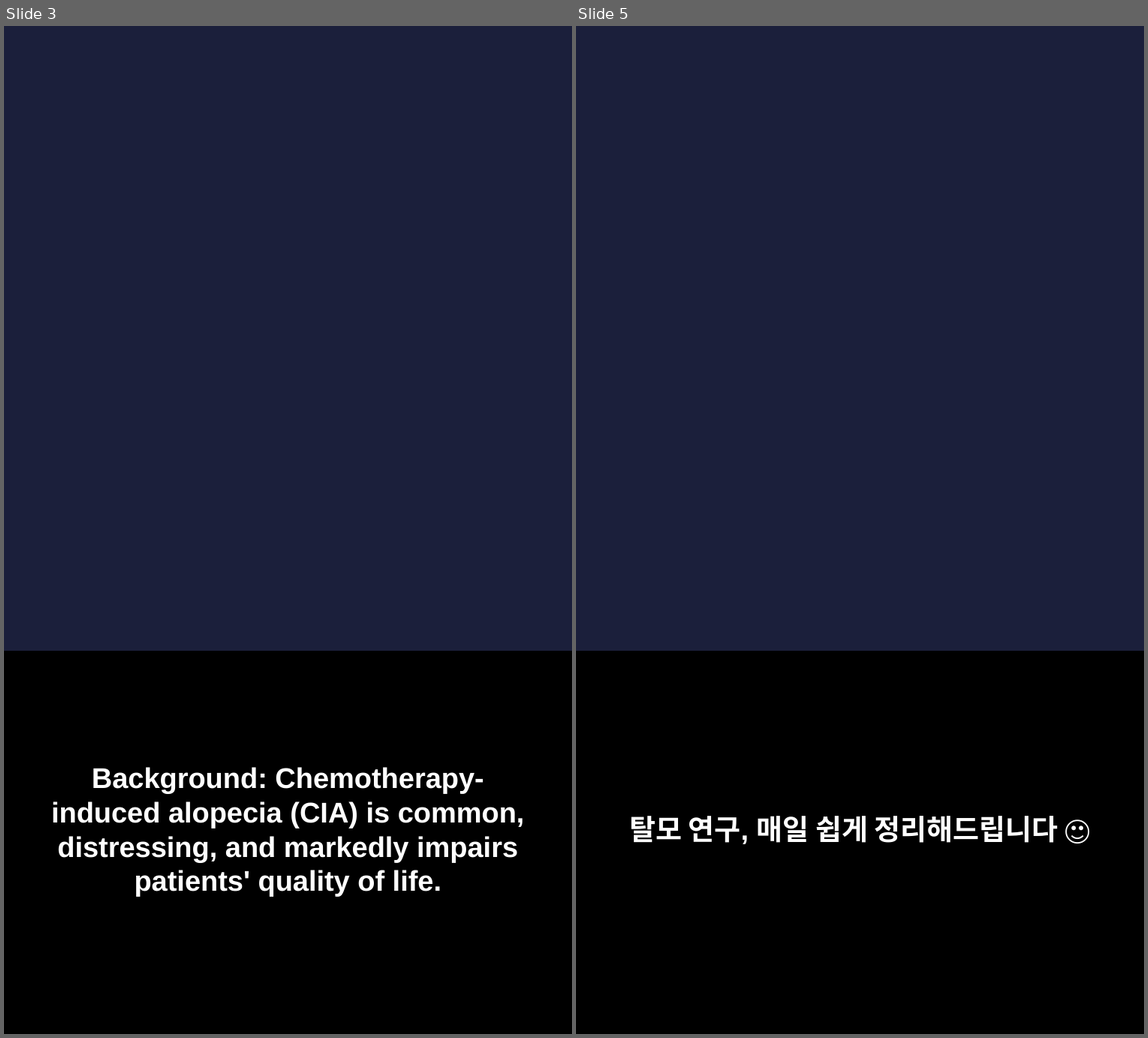
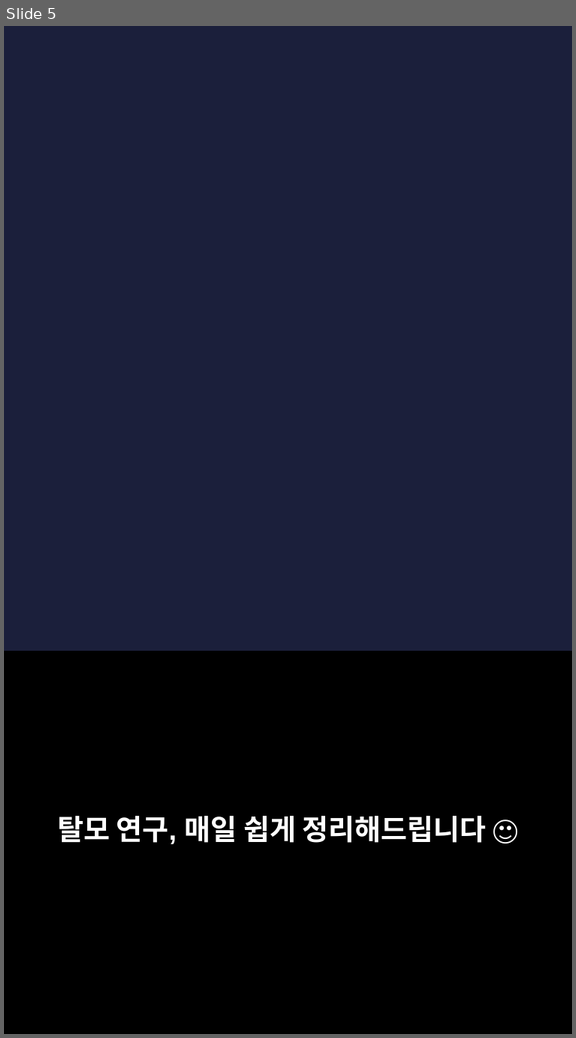
Before and after one commit to hyokang2010-BJ-ANTH/product-builder-test, a slide deck: pwa/data/latest/slides.pptx. Shown side by side, each under a label of ours: slides 3 and 5 before the commit, slide 5 after it; the slides between them are not shown. The pictures are 1148x1038 and 576x1038 pixels, drawn with LibreOffice and Linux fonts; fonts in the diff are those of the drawing; background and template pictures are left out. Boxes give left, top, right and bottom in pixels: in the first picture for what was removed or moved away, otherwise in the second. Text is boxed around its words. In the diff, an @@ line names an element or a change of style, - is before the commit and + after.

```diff
--- a/pwa/data/latest/slides.pptx
+++ b/pwa/data/latest/slides.pptx
@@ slide 3 removed at box(4, 26, 572, 1034), background picture (left out) @@
@@ rectangle removed at box(4, 652, 572, 1034) @@
@@ text removed at box(51, 767, 524, 896) @@
-Background: Chemotherapy-induced alopecia (CIA) is common, distressing, and markedly impairs patients' quality of life.
```
Also in this commit, not shown: 2 slides changed, 4 slides added, 4 other slides removed, 26 other files.
